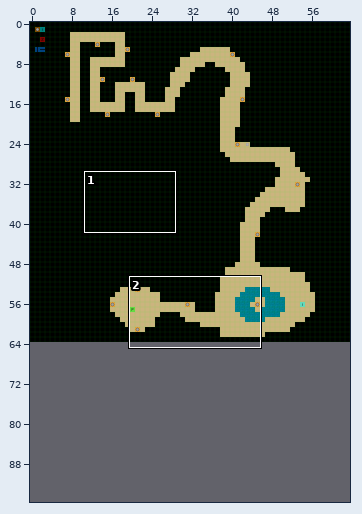
Tiled map: assets-src/maps/chap1.tmx. The first picture is a wide view before the edit; the outline marks the close-up.
Close-up. Before:
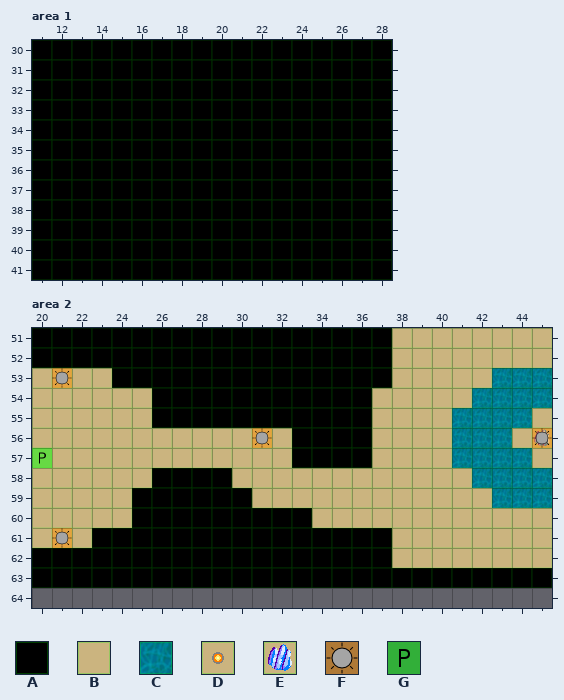
Cells are 32x32 px. Shown: area 1 x 11..28, y 30..41; area 2 x 20..45, y 51..64. The commit also changed other parts of the map, which this record leaves out. The old version is drawn lined up with the new one.
Key: from "basic": A 0, B 1, C 7, D 8, E 9; from "items": F 0, G 1.
_ is an empty cell.
Objects are placed by their top-left corner, in cells (3,4 is the top-left corner of cell 3,4); size is 1x1 cell unless given.
Layers that did not change in this view are not listed.
Layer "map" before, area 1, first column x 11:
30 AAAAAAAAAAAAAAAAAA
31 AAAAAAAAAAAAAAAAAA
32 AAAAAAAAAAAAAAAAAA
33 AAAAAAAAAAAAAAAAAA
34 AAAAAAAAAAAAAAAAAA
35 AAAAAAAAAAAAAAAAAA
36 AAAAAAAAAAAAAAAAAA
37 AAAAAAAAAAAAAAAAAA
38 AAAAAAAAAAAAAAAAAA
39 AAAAAAAAAAAAAAAAAA
40 AAAAAAAAAAAAAAAAAA
41 AAAAAAAAAAAAAAAAAA
Layer "map" before, area 2, first column x 20:
51 AAAAAAAAAAAAAAAAAABBBBBBBB
52 AAAAAAAAAAAAAAAAAABBBBBBBB
53 BDBBAAAAAAAAAAAAAABBBBBCCC
54 BBBBBBAAAAAAAAAAABBBBBCCCC
55 BBBBBBAAAAAAAAAAABBBBCCCCB
56 BBBBBBBBBBBDBAAAABBBBCCCBE
57 BBBBBBBBBBBBBAAAABBBBCCCCB
58 BBBBBBAAAABBBBBBBBBBBBCCCC
59 BBBBBAAAAAABBBBBBBBBBBBCCC
60 BBBBBAAAAAAAAABBBBBBBBBBBB
61 BDBAAAAAAAAAAAAAAABBBBBBBB
62 AAAAAAAAAAAAAAAAAABBBBBBBB
63 AAAAAAAAAAAAAAAAAAAAAAAAAA
64 __________________________
Objects on layer "doods" before, area 2:
G "Player" at 20,57
Objects on layer "lights" before, area 2:
F "LowLight" at 21,53
F "LowLight" at 31,56
F "PurpleLight" at 45,56
F "LowLight" at 21,61
New version:
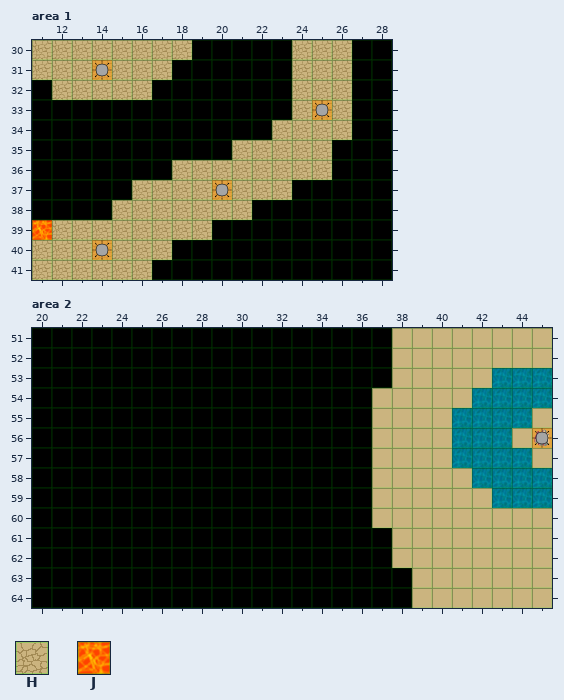
Further tiles: from "basic": H 2, J 6.
Tiles of an added or newly shown layer are drawn over the layers below it.
What changed:
map size 64x64 -> 64x96 cells
Layer "map", area 1:
Tile A gives way to one hidden under a higher layer in row 30 at x 11 to 18 and 24 to 26; in row 31 at x 11 to 17 and 24 to 26; in row 32 at x 12 to 16 and 24 to 26; in row 33 at x 24 to 26; in row 34 at x 23 to 26; in row 35 at x 21 to 25.
Tile A gives way to one hidden under a higher layer in row 36 at x 18 to 25; in row 37 at x 16 to 23; in row 38 at x 15 to 21; in row 39 at x 12 to 19; in row 40 at x 11 to 17; in row 41 at x 11 to 16.
Tile A becomes tile J in row 39 at x 11.
Layer "lava_bridge" (added), area 1:
The author put tile H in row 30 at x 11 to 18 and 24 to 26; in row 31 at x 11 to 17 and 24 to 26; in row 32 at x 12 to 16 and 24 to 26; in row 33 at x 24 to 26; in row 34 at x 23 to 26; in row 35 at x 21 to 25.
The author put tile H in row 36 at x 18 to 25; in row 37 at x 16 to 23; in row 38 at x 15 to 21; in row 39 at x 12 to 19; in row 40 at x 11 to 17; in row 41 at x 11 to 16.
Layer "lights", area 1:
A new object: F "LavaLight" at 14,31.
A new object: F "LavaLight" at 25,33.
A new object: F "LavaLight" at 20,37.
A new object: F "LavaLight" at 14,40.
Layer "map", area 2:
Tile B becomes tile A in row 53 at x 20 and 22 to 23; in rows 54 to 55 at x 20 to 25; in row 56 at x 20 to 30 and 32; in row 57 at x 20 to 32; in row 58 at x 20 to 25 and 30 to 36; in row 59 at x 20 to 24 and 31 to 36.
Tile B becomes tile A in row 60 at x 20 to 24 and 34 to 36; in row 61 at x 20 and 22.
Tile D becomes tile A in row 53 at x 21; in row 56 at x 31; in row 61 at x 21.
The author put tile A in row 64 at x 20 to 38.
Tile A becomes tile B in row 63 at x 39 to 45.
The author put tile B in row 64 at x 39 to 45.
Layer "doods", area 2:
Object G "Player" at 20,57 moves outside this view.
Layer "lights", area 2:
Object F "LowLight" at 21,53 moves outside this view.
Object F "LowLight" at 21,61 moves outside this view.
Object F "LowLight" at 31,56 moves outside this view.
